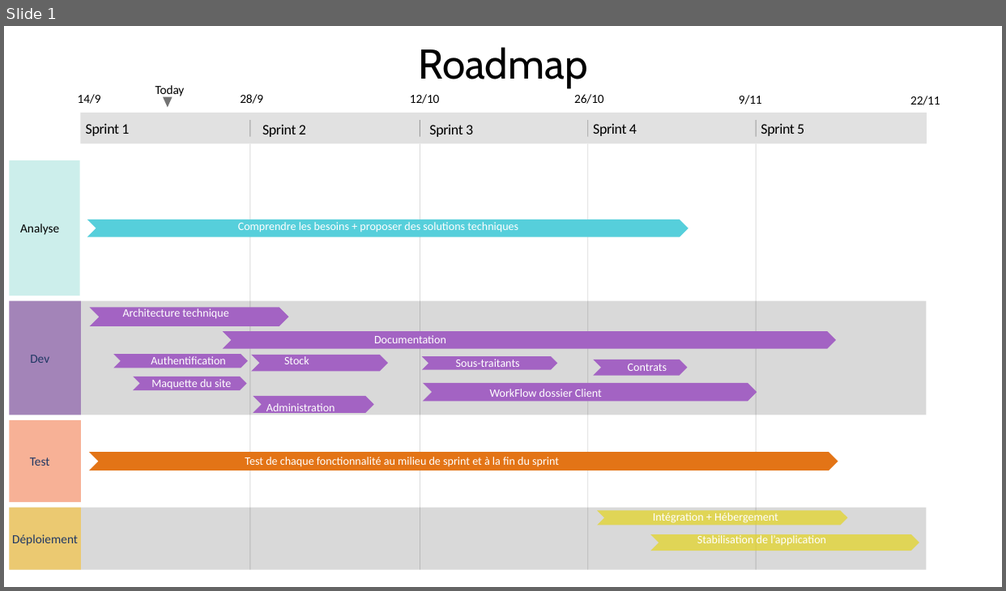
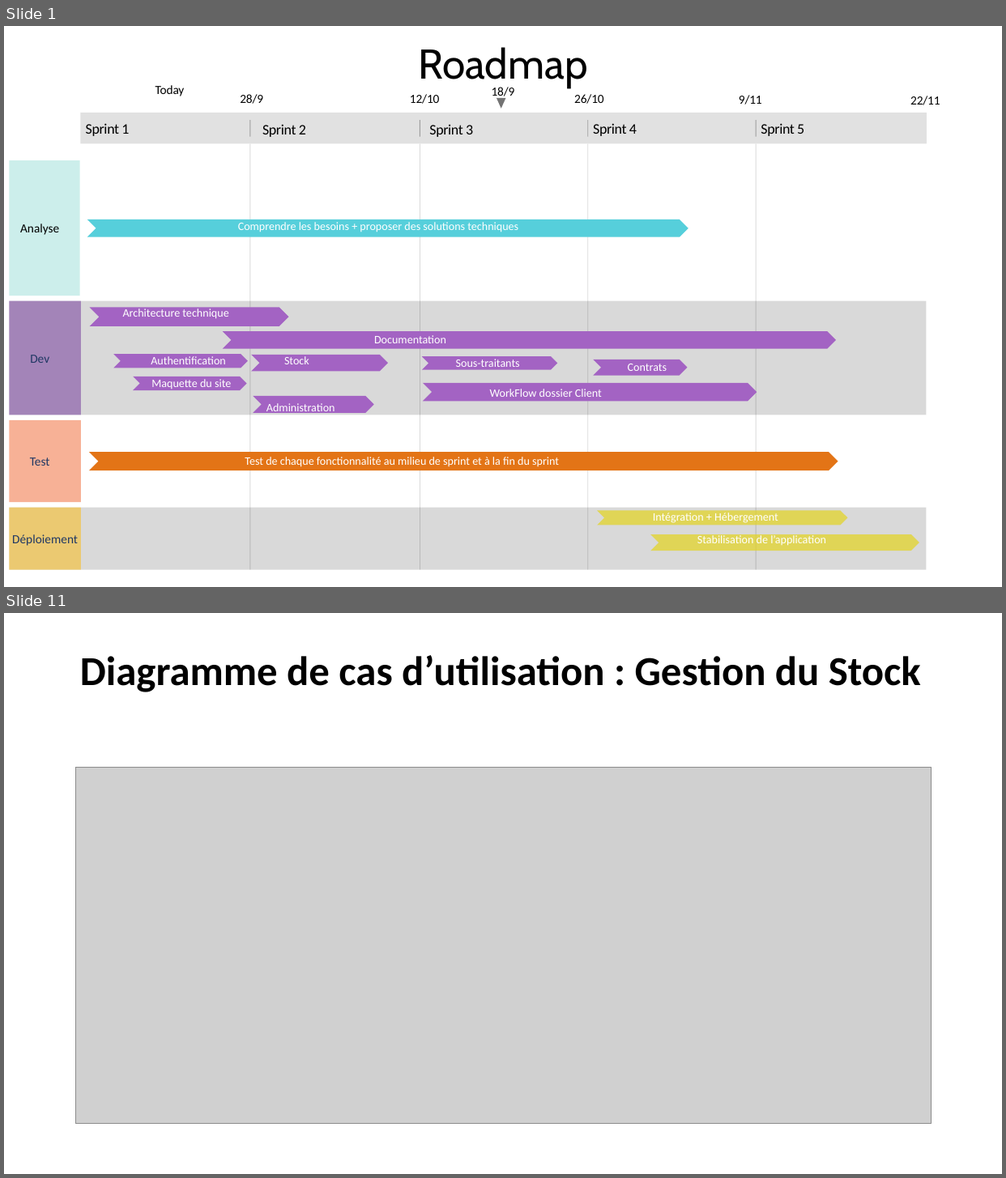
Before and after one commit to hech2030/Promes, a slide deck: Documentation/Roadmap.pptx. Shown one above the other, each under a label of ours: slide 1 before the commit, slides 1 and 11 after it; the slides between them are not shown. The pictures are 1006x591 and 1006x1178 pixels, drawn with LibreOffice and Linux fonts; fonts in the diff are those of the drawing; grey boxes stand for pictures. Boxes give left, top, right and bottom in pixels: in the first picture for what was removed or moved away, otherwise in the second. Text is boxed around its words. In the diff, an @@ line names an element or a change of style, - is before the commit and + after.

```diff
--- a/Documentation/Roadmap.pptx
+++ b/Documentation/Roadmap.pptx
@@ slide 11 added at (x1=4, y1=613, x2=1002, y2=1174), background #FFFFFF @@
@@ title added at (x1=80, y1=655, x2=921, y2=692), 39.6 pt, text #000000, bold @@
+Diagramme de cas d’utilisation : Gestion du Stock
@@ picture added at (x1=76, y1=767, x2=931, y2=1124) @@
@@ slide 1 changed as well @@
@@ text at (x1=492, y1=87, x2=515, y2=100): text changed @@
-14/9
+18/9
@@ triangle moved from (x1=163, y1=97, x2=172, y2=108) to (x1=496, y1=98, x2=505, y2=109) @@
```
Also in this commit, not shown: 22 other slides added.
